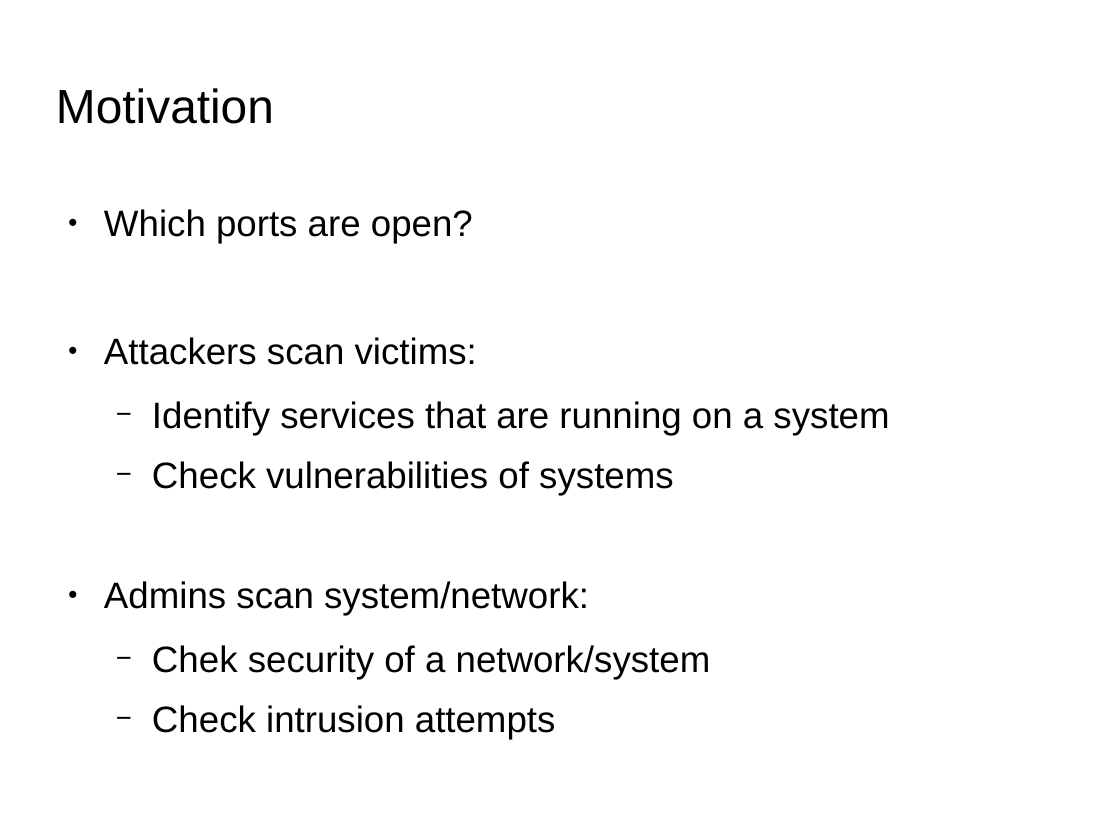
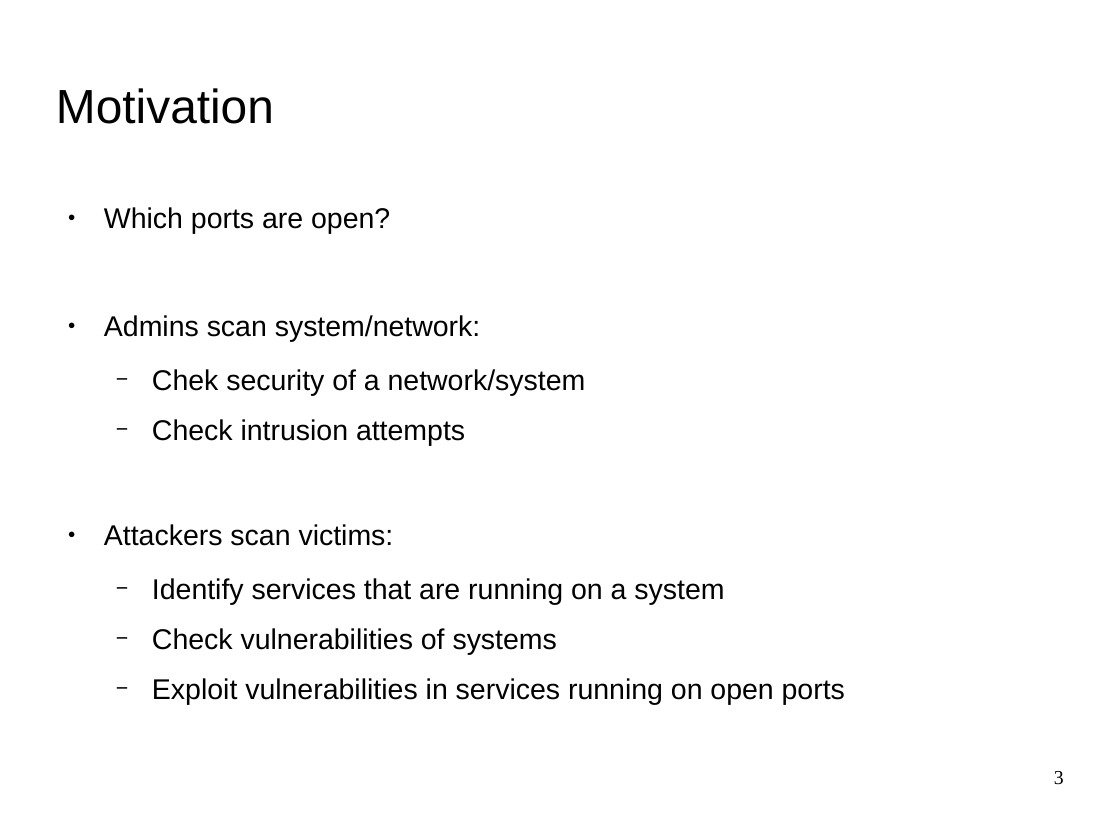
Before and after one commit to herrBez/PortScanner, a slide deck: slide 3 of slides/presentation.odp. Drawn at 1120x840 pixels with LibreOffice and Linux fonts; fonts in the diff are those of the drawing; background and template pictures are left out. Boxes give left, top, right and bottom in pixels: in the first picture for what was removed or moved away, otherwise in the second. Text is boxed around its words. In the diff, an @@ line names an element or a change of style, - is before the commit and + after.

```diff
--- a/slides/presentation.odp
+++ b/slides/presentation.odp
@@ text at [104, 207, 724, 655]: size 26 to 20.1 pt in "Which ports are open?", "Attackers scan victims:", "Identify services that are running on a ...", "Check vulnerabilities of systems" @@
@@ text at [104, 315, 586, 446]: paragraphs added @@
+● Admins scan system/network:
+  − Chek security of a network/system
+  − Check intrusion attempts
@@ text at [152, 678, 845, 705]: text changed; size 26 to 20.1 pt @@
-● Admins scan system/network:
-  − Chek security of a network/system
-  − Check intrusion attempts
+  − Exploit vulnerabilities in services running on open ports
@@ page number added at [1054, 771, 1064, 785], 14 pt, text #000000 @@
+3
```
Also in this commit, not shown: 20 other slides changed, 2 slides added.
